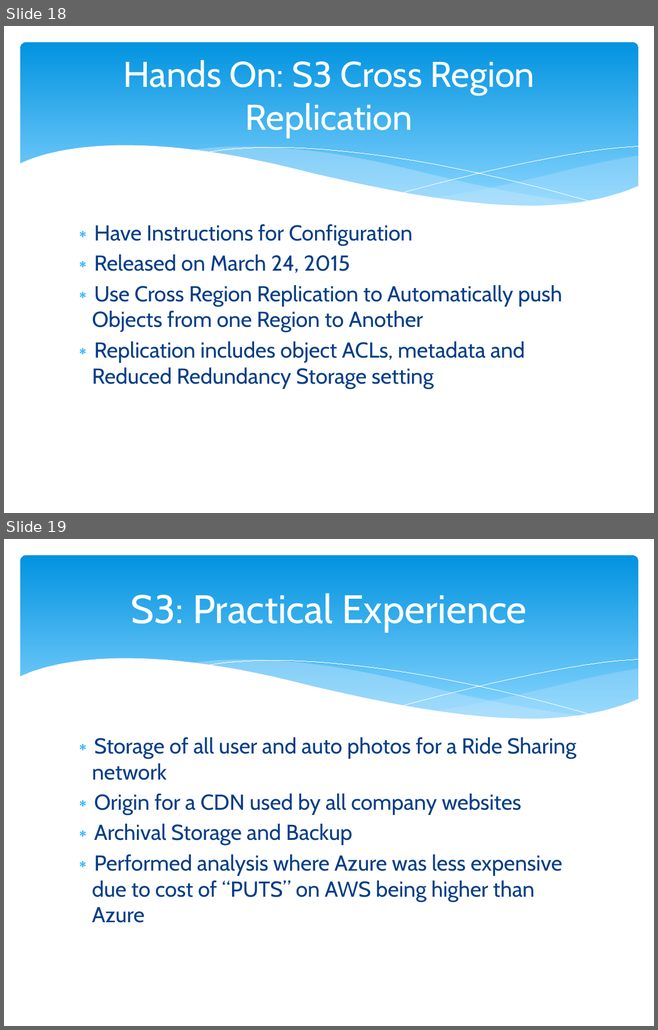
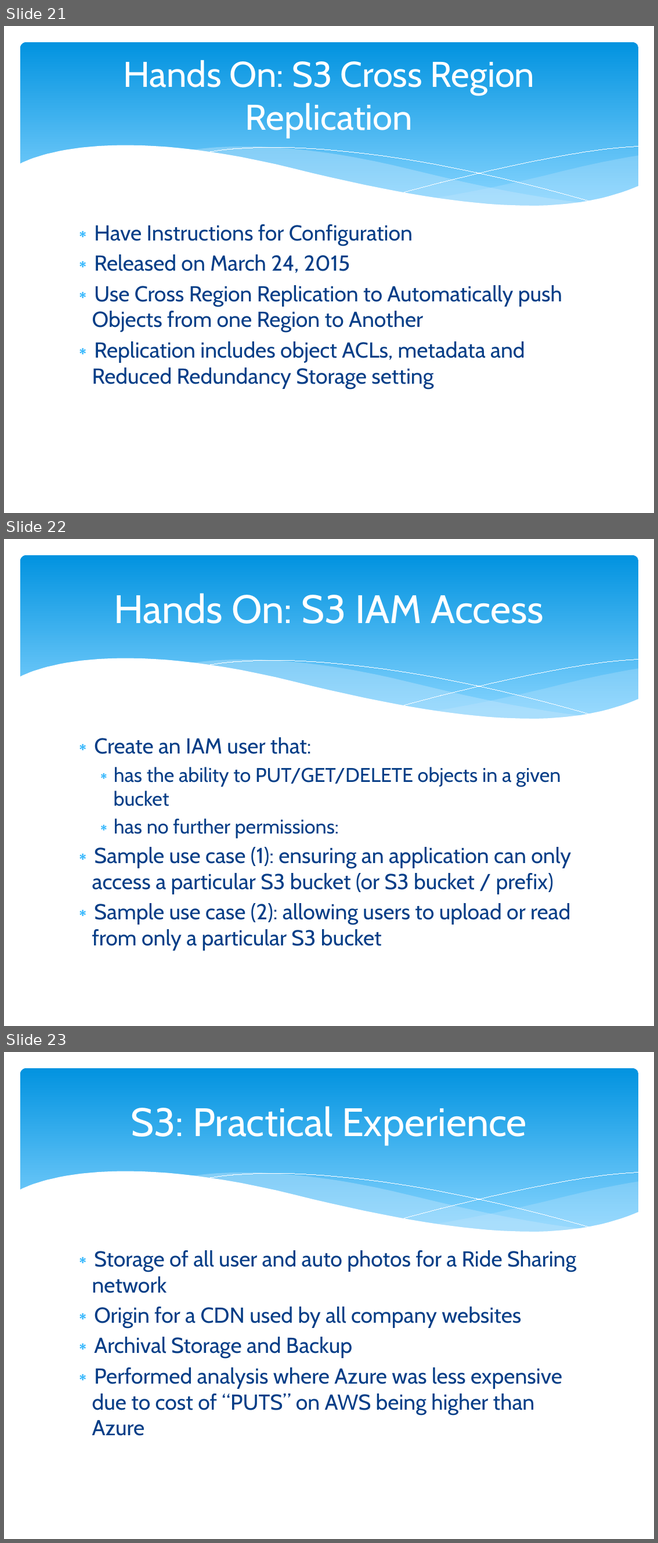
Before and after one commit to cloudavail/awstraining, a slide deck: aws-s3/aws-s3.pptx. Shown one above the other, each under a label of ours: slides 18 and 19 before the commit, slides 21, 22 and 23 after it. The pictures are 658x1030 and 658x1543 pixels, drawn with LibreOffice and Linux fonts; fonts in the diff are those of the drawing. Boxes give left, top, right and bottom in pixels: in the first picture for what was removed or moved away, otherwise in the second. Text is boxed around its words. In the diff, an @@ line names an element or a change of style, - is before the commit and + after.

```diff
--- a/aws-s3/aws-s3.pptx
+++ b/aws-s3/aws-s3.pptx
@@ slide 22 added at [4,539,654,1026], background #FFFFFF; not listed: 6 template elements that a slide beside it also shows @@
@@ title added at [114,593,543,624], 44 pt, text #FFFFFF @@
+Hands On: S3 IAM Access
@@ text added at [92,737,571,951], 24 pt, text #073E87 @@
+∗ Create an IAM user that:
+  ∗ has the ability to PUT/GET/DELETE objects in a given bucket
+  ∗ has no further permissions:
+∗ Sample use case (1): ensuring an application can only access a particular S3 bucket (or S3 bucket / prefix)
+∗ Sample use case (2): allowing users to upload or read from only a particular S3 bucket
@@ what was slide 18 is now slide 21 @@
@@ what was slide 19 is now slide 23 @@
```
Also in this commit, not shown: 3 other slides added.
